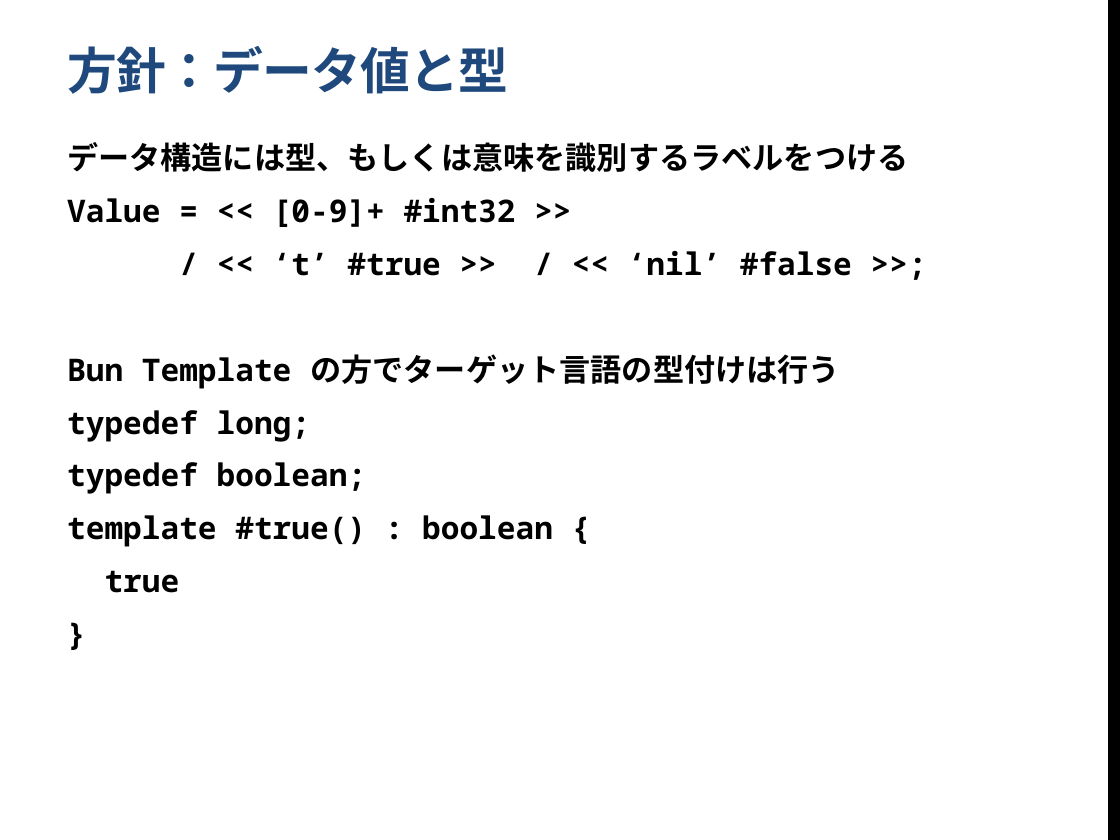
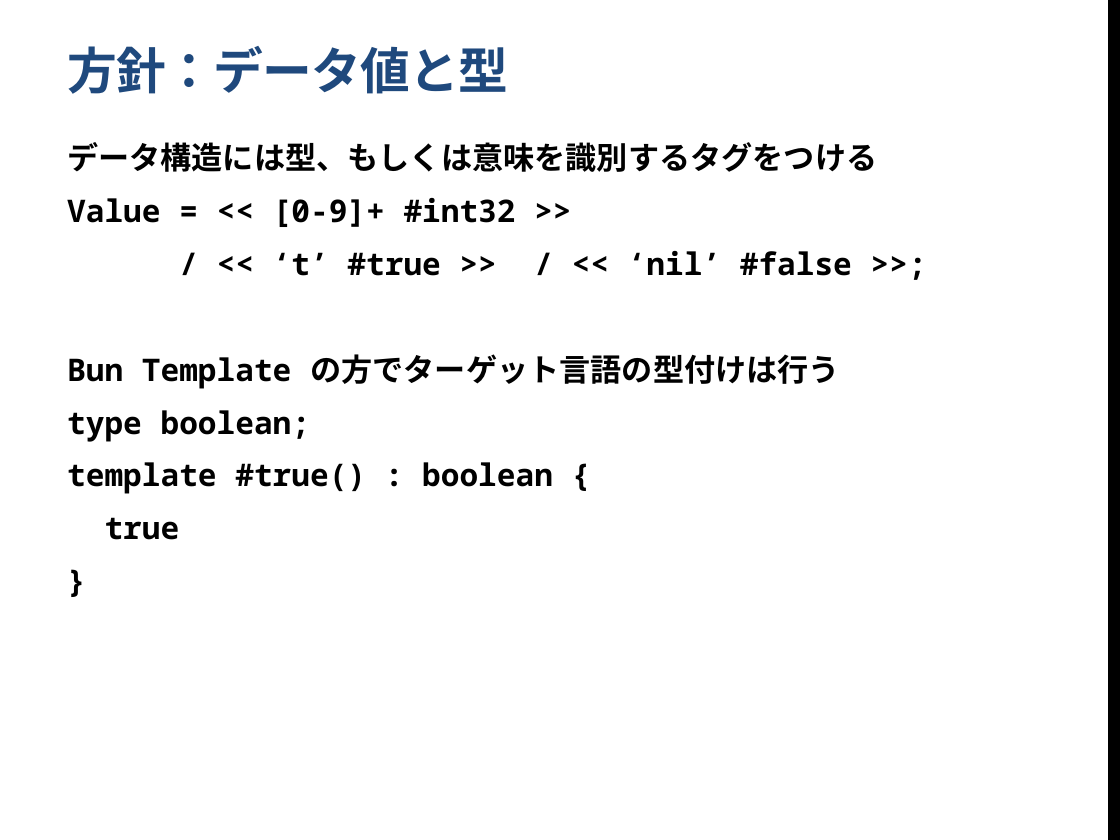
Before and after one commit to yshinya6/libbun2, a slide deck: slide 6 of doc/BunCommon.pptx (slide 4 before the commit). Drawn at 1120x840 pixels with LibreOffice and Linux fonts; fonts in the diff are those of the drawing; background and template pictures are left out. Boxes give left, top, right and bottom in pixels: in the first picture for what was removed or moved away, otherwise in the second. Text is boxed around its words. In the diff, an @@ line names an element or a change of style, - is before the commit and + after.

```diff
--- a/doc/BunCommon.pptx
+++ b/doc/BunCommon.pptx
@@ text at (x1=67, y1=142, x2=877, y2=172): text changed @@
-データ構造には型、もしくは意味を識別するラベルをつける
+データ構造には型、もしくは意味を識別するタグをつける
@@ text at (x1=67, y1=410, x2=310, y2=442): text changed @@
-typedef long;
-typedef boolean;
+type boolean;
```
Also in this commit, not shown: 4 other slides changed, 6 slides added, 1 slide removed.
